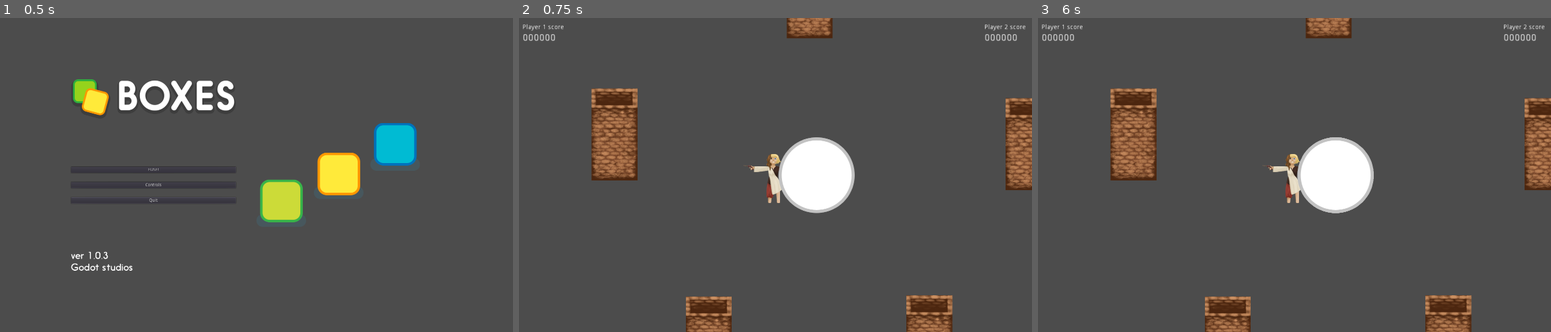
Above: before the commit, frames 1-3 (left to right).
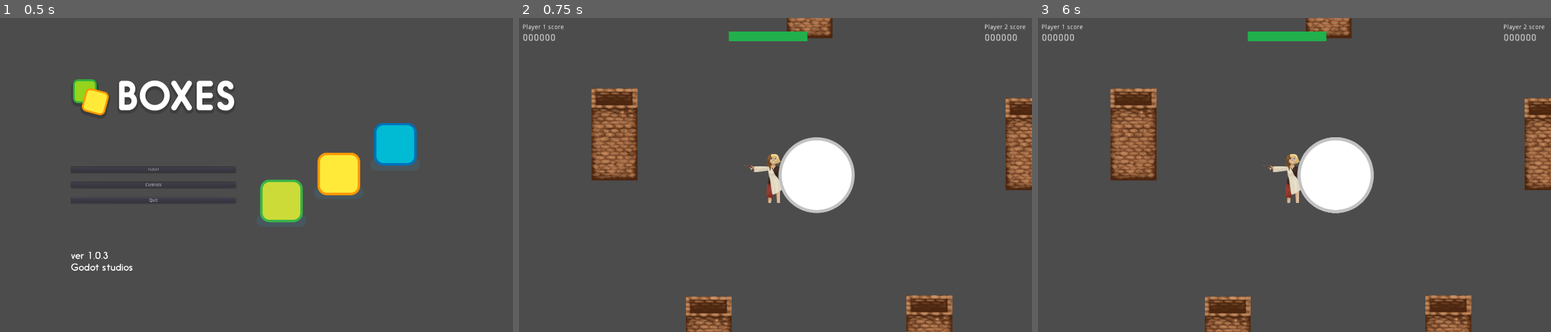
Above: after the commit, the same moments.

Repository: xenoexplorator/Ymir
Game: Godot game, scene res://Root.tscn
Same seed, same stepped clock (60 frames per second), same inputs: the game is played once before the commit and once after it.
Inputs:
- Up to frame 1 (0.5 s): no input
- Up to frame 2 (0.75 s): click "FUSE!" at 0.5 s
- Up to frame 3 (6 s): tap Enter at 1.25, 2.75, 4.25 s; tap Space at 2, 3.5, 5 s

Frame 1 is identical in both runs. In frame 2, 0.5% of the frame differs, in the area x 40-57%, y 4-8%; in frame 3, 0.5%.

Commit message:
Ajout d'une barre d'hp pour le joueur

Diff:
--- a/Scenes/Arena.tscn
+++ b/Scenes/Arena.tscn
@@ -6,6 +6,9 @@
 [ext_resource path="res://Scenes/Player.tscn" type="PackedScene" id=4]
 [ext_resource path="res://Scenes/EnemySpawner.tscn" type="PackedScene" id=5]
 [ext_resource path="res://Scripts/UIManager.gd" type="Script" id=6]
+[ext_resource path="res://Sprites/barre rouge.png" type="Texture" id=7]
+[ext_resource path="res://Sprites/barre verte.png" type="Texture" id=8]
+[ext_resource path="res://Scripts/HPDisplay.gd" type="Script" id=9]
 
 [node name="Arena" type="Node" index="0"]
 
@@ -70,6 +73,7 @@
 [node name="Player" parent="." index="2" instance=ExtResource( 4 )]
 
 position = Vector2( -0.163208, -2.45776 )
+max_hp = 100
 
 [node name="EnemySpawner" parent="." index="3" instance=ExtResource( 5 )]
 
@@ -84,6 +88,7 @@
 
 [node name="LabelScoreP1" type="Label" parent="CanvasLayer" index="0"]
 
+editor/display_folded = true
 anchor_left = 0.0
 anchor_top = 0.0
 anchor_right = 0.0
@@ -129,6 +134,7 @@
 
 [node name="LabelScoreP2" type="Label" parent="CanvasLayer" index="1"]
 
+editor/display_folded = true
 anchor_left = 0.0
 anchor_top = 0.0
 anchor_right = 0.0
@@ -172,3 +178,16 @@
 lines_skipped = 0
 max_lines_visible = -1
 _sections_unfolded = [ "Anchor", "Rect" ]
+
+[node name="HPUnderBar" type="Sprite" parent="CanvasLayer" index="2"]
+
+position = Vector2( 820, 60 )
+texture = ExtResource( 7 )
+_sections_unfolded = [ "Transform" ]
+
+[node name="HPOverBar" type="Sprite" parent="CanvasLayer/HPUnderBar" index="0"]
+
+texture = ExtResource( 8 )
+script = ExtResource( 9 )
+
+[connection signal="player_damage" from="Player" to="CanvasLayer/HPUnderBar/HPOverBar" method="_on_Player_player_damage"]
--- a/Scenes/Player.tscn
+++ b/Scenes/Player.tscn
@@ -22,6 +22,7 @@
 [node name="Player" type="Node2D"]
 
 script = ExtResource( 1 )
+max_hp = 100
 
 [node name="KinematicBody2D" type="KinematicBody2D" parent="." index="0"]
 
--- /dev/null
+++ b/Scripts/HPDisplay.gd
@@ -0,0 +1,5 @@
+extends Sprite
+
+
+func _on_Player_player_damage(maxhp, hp):
+	scale = Vector2(hp / maxhp, 1)
--- a/Scripts/Player.gd
+++ b/Scripts/Player.gd
@@ -1,8 +1,16 @@
 extends Node
 
+export (int) var max_hp = 100
+var hp = max_hp
 var bullet_scene = preload("res://Scenes/Bullet.tscn")
+
+signal player_damage
 
 func _spawn_bullet(player, origin, orientation):
 	var bullet = bullet_scene.instance()
 	bullet.shoot(player, origin, orientation)
 	add_child(bullet)
+
+func _take_damage(damage):
+	hp -= damage
+	emit_signal("player_damage", max_hp, hp)
Not shown: 1 places in Scenes/Arena.tscn that only renumber resources
Binary file added: Sprites/barre rouge.png
Not shown, added: Sprites/barre rouge.png.import
Binary file added: Sprites/barre verte.png
Not shown, added: Sprites/barre verte.png.import
